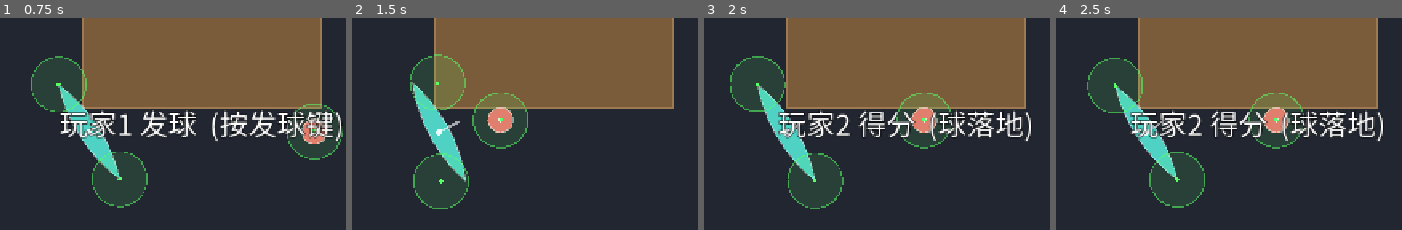
Above: before the commit, frames 1-4 (left to right).
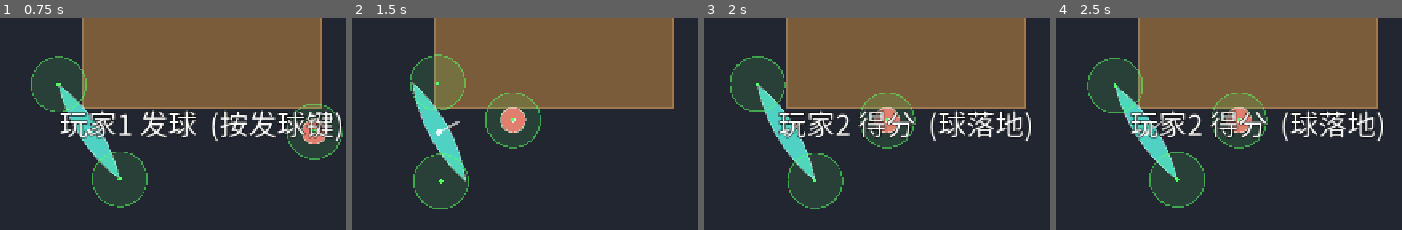
Above: after the commit, the same moments.

Repository: shuperidou/BMA-Arena
Game: Godot game, scene res://scenes/Main.tscn
Two runs of this game, one before a commit and one after it. Both use one fixed random seed, a clock stepped at 60 frames per second and the inputs below.
Inputs (mouse positions are % of the whole screen's width and height, from its top left):
- Up to frame 1 (0.75 s): tap Enter at 0.5 s; move the mouse to (82, 46) at 0.52 s; hold D from 0.53 s (still down); tap 2 at 0.6 s; click (82, 46) at 0.67 s
- Up to frame 2 (1.5 s): tap Space at 0.77 s; release D at 1.25 s; drag from (34, 57) to (51, 72) at 1.27 s
- Up to frame 3 (2 s): no input
- Up to frame 4 (2.5 s): move the mouse to (68, 28) at 2.02 s; hold D from 2.03 s (still down); tap 4 at 2.1 s; click (68, 28) at 2.17 s
The pictures show only the part of the screen within x 27-77%, y 23-73%; the shares and areas given below are measured in that part.

Frame 1 is identical in both runs. In frame 2, 2.6% of the frame differs, in the area x 34-55%, y 35-62%; in frame 3, 2.8%, in the area x 45-72%, y 35-62%; in frame 4, 2.8%.

Commit message:
feat(ai): option A - AI now hits through the SAME HitSystem (drives swing_velocity like the player, no privileged output); ai smash toggle respected; T13 updated

Diff:
--- a/scripts/player/player_controller.gd
+++ b/scripts/player/player_controller.gd
@@ -87,9 +87,13 @@
 
 	# --- 击球区控制 (玩家=鼠标; AI=判定点收到中心, 像圆形 AI 那样用中心触球) ---
 	if ai_enabled:
+		# AI: 判定点收到中心, 每帧像甩鼠标一样设好"挥动速度"; 命中走同一 HitSystem。
+		var sw: Vector2 = _ai_desired_swing()
 		for hp in hit_points:
 			hp.position = Vector2.ZERO
 			hp.reach = GameConfig.ai_hit_reach
+			hp.swing_velocity = sw
+		_recenter_body(state, step, 0.0)
 	else:
 		_update_controls(state, step)
 
@@ -156,19 +160,24 @@
 		hit_points[0].swing_velocity = sw
 		hit_points[1].swing_velocity = sw
 	debug_hit_zone_local_delta = target_local
-	# 强回正：快速转向"面向桌中心" (仍是物理刚体，撞歪会被物理短暂影响后拉回)
-	if GameConfig.base_face_enabled:
-		var base: float = (GameConfig.table_center - state.transform.origin).angle()
-		# 鼠标左右拖动时，身体跟随做"有限的小幅旋转"，让判定区移动更自然
-		if input_scheme.is_dragging():
-			var dx: float = input_scheme.mouse_drag_screen_x(self)
-			base += clampf(dx * GameConfig.drag_rot_sensitivity,
-				-GameConfig.drag_rot_max, GameConfig.drag_rot_max)
-		var err: float = wrapf(base - state.transform.get_rotation(), -PI, PI)
-		var desired_w: float = clampf(err * GameConfig.base_face_response,
-			-GameConfig.base_face_max_angular_velocity, GameConfig.base_face_max_angular_velocity)
-		var face_accel: float = GameConfig.base_face_acceleration * step
-		state.angular_velocity += clampf(desired_w - state.angular_velocity, -face_accel, face_accel)
+	# 鼠标左右拖动时，身体跟随做"有限的小幅旋转"
+	var drag_rad: float = 0.0
+	if GameConfig.base_face_enabled and input_scheme.is_dragging():
+		var dx: float = input_scheme.mouse_drag_screen_x(self)
+		drag_rad = clampf(dx * GameConfig.drag_rot_sensitivity,
+			-GameConfig.drag_rot_max, GameConfig.drag_rot_max)
+	_recenter_body(state, step, drag_rad)
+
+## 强回正: 快速转向"面向桌中心" (drag_rad = 鼠标拖动带来的小偏角; AI 传 0)。
+func _recenter_body(state: PhysicsDirectBodyState2D, step: float, drag_rad: float) -> void:
+	if not GameConfig.base_face_enabled:
+		return
+	var base: float = (GameConfig.table_center - state.transform.origin).angle() + drag_rad
+	var err: float = wrapf(base - state.transform.get_rotation(), -PI, PI)
+	var desired_w: float = clampf(err * GameConfig.base_face_response,
+		-GameConfig.base_face_max_angular_velocity, GameConfig.base_face_max_angular_velocity)
+	var face_accel: float = GameConfig.base_face_acceleration * step
+	state.angular_velocity += clampf(desired_w - state.angular_velocity, -face_accel, face_accel)
 
 ## 两个击球区在角色局部坐标系中反向位移 (A=+delta, B=-delta)，再经 Transform 转世界。
 func _update_hit_points() -> void:
@@ -212,10 +221,9 @@
 		dir = (dir + perp * GameConfig.ai_unstick_gain).normalized()
 	return dir
 
-## 击球计算 (默认走 HitSystem; ai_enabled 时走智能击球)。
+## 击球计算: 玩家与 AI 走**同一套 HitSystem**。AI 通过自己每帧设置的 swing_velocity
+## 参与判定 (像玩家甩鼠标), 不再有特权输出。
 func compute_hit(hit_point: HitPoint, b: Ball) -> Dictionary:
-	if ai_enabled:
-		return _smart_shot(b.global_position)
 	return HitSystem.compute(self, hit_point, b)
 
 ## 发球计算 (默认沿朝向; ai_enabled 时走智能发球)。
@@ -289,6 +297,58 @@
 		else:
 			q.x = tr.end.x
 	return q
+
+## AI 的"挥动": 反推出能打到桌上目标的判定区速度 (world) —— 走与玩家相同的 HitSystem 判定。
+## 目标 = 桌面随机 x 的墙镜像(撞墙后落桌); 由 vz 反推所需球速 -> 反推 strength -> v_along。
+func _ai_desired_swing() -> Vector2:
+	if ball == null or ball.state != GameTypes.BallState.LIVE:
+		return Vector2.ZERO
+	var facing: Vector2 = Vector2.RIGHT.rotated(rotation)
+	var perp: Vector2 = facing.rotated(PI * 0.5)
+	var ref: float = maxf(GameConfig.hit_zone_speed_ref, 1.0)
+	var curve: float = maxf(GameConfig.hit_speed_curve, 0.05)
+	var from: Vector2 = ball.global_position
+	var tr := GameConfig.table_rect()
+	var mm: float = maxf(GameConfig.assist_good_margin, 20.0)
+	var tx: float = randf_range(tr.position.x + mm, tr.end.x - mm)
+	var aim := Vector2(tx, 2.0 * GameConfig.wall_inner_y() - GameConfig.table_center.y)
+	var dist: float = maxf((aim - from).length(), 1.0)
+	var z0: float = maxf(ball.z, GameConfig.table_z)
+	# vz 在 [min,max] 随机, 但把 v_perp 夹在救球阈值以下 (避免无意触发"防守姿态")
+	var gain: float = maxf(GameConfig.hit_vz_perp_gain, 1.0)
+	var vz: float = randf_range(GameConfig.hit_vz_min, GameConfig.hit_vz_max)
+	var v_perp: float = (vz - GameConfig.hit_vz_v0) / gain * ref
+	var vp_lim: float = GameConfig.defense_perp_threshold * 0.8
+	v_perp = clampf(v_perp, -vp_lim, vp_lim)
+	vz = GameConfig.hit_vz_v0 + v_perp / ref * gain
+	# 由 vz 反推所需水平球速 -> strength -> v_along (与 HitSystem 的力度曲线互逆)
+	var disc: float = vz * vz + 2.0 * GameConfig.ball_gravity * (z0 - GameConfig.table_z)
+	var t_fl: float = (vz + sqrt(maxf(disc, 0.0))) / maxf(GameConfig.ball_gravity, 1.0)
+	var want_speed: float = dist / maxf(t_fl, 0.0001)
+	var strength: float = clampf((want_speed - GameConfig.hit_speed_min) \
+		/ maxf(GameConfig.hit_speed_max - GameConfig.hit_speed_min, 1.0), 0.0, 1.0)
+	# AI 扣杀开关(关): 高球时压低力度, 避免无意触发扣杀
+	if not GameConfig.debug_ai_smash and ball.z >= GameConfig.smash_height_min:
+		strength = minf(strength, maxf(GameConfig.smash_power_min - 0.05, 0.0))
+	var v_along: float = ref * pow(strength, 1.0 / curve)
+	var sw: Vector2 = facing * v_along + perp * v_perp
+	# 失误表现: omniscient 不失误; 其余按 ai_error_chance
+	debug_last_error = ""
+	if not omniscient and randf() < GameConfig.ai_error_chance:
+		match randi() % 4:
+			0:
+				sw = sw.rotated(deg_to_rad(randf_range(-GameConfig.ai_error_aim_deg, GameConfig.ai_error_aim_deg)))
+				debug_last_error = "瞄偏"
+			1:
+				sw *= GameConfig.ai_error_power_min
+				debug_last_error = "太轻"
+			2:
+				sw *= GameConfig.ai_error_power_max
+				debug_last_error = "太重"
+			3:
+				sw = -sw
+				debug_last_error = "打反"
+	return sw
 
 ## 防阻挡：绕到"对手 -> 预计接球点"这条走廊的侧面去。
 func _anti_block_target() -> Vector2:
--- a/scripts/tools/hit_test.gd
+++ b/scripts/tools/hit_test.gd
@@ -311,26 +311,23 @@
 	GameConfig.defense_perp_threshold = 1e9
 	GameConfig.defense_save_chance = 0.6
 
-	# T13: 万能 AI 模式 -> 从任何位置/高度接球, 打出的球一定落桌 (不夹速度上限, 无视失误概率)
+	# T13: AI 与玩家走同一 HitSystem —— 反推出的挥动应还原到"玩家上下限内"的球速/vz (无特权输出)
 	var ai2: AiPlayer = main_node.players[1]
 	ai2.omniscient = true
 	GameConfig.ai_error_chance = 0.5   # 万能模式应无视失误概率
-	var all_land := true
+	ai2.rotation = -PI / 2.0
+	var ok_par := true
 	var detail13 := ""
 	for i in 24:
 		ball.global_position = Vector2(randf_range(-160.0, 160.0), randf_range(-150.0, -30.0))
 		ball.z = randf_range(GameConfig.table_z, GameConfig.hit_height_max)
+		ai2.hit_points[0].swing_velocity = ai2._ai_desired_swing()
 		var oc: Dictionary = ai2.compute_hit(ai2.hit_points[0], ball)
-		var vzc: float = oc.vz
-		var z0c: float = maxf(ball.z, GameConfig.table_z)
-		var discc: float = vzc * vzc + 2.0 * GameConfig.ball_gravity * (z0c - GameConfig.table_z)
-		var tfc: float = (vzc + sqrt(maxf(discc, 0.0))) / GameConfig.ball_gravity
-		var epc: Vector2 = ball.global_position + oc.velocity.normalized() * oc.ball_speed * tfc
-		var ldc: Vector2 = Vector2(epc.x, 2.0 * GameConfig.wall_inner_y() - epc.y)
-		if not GameConfig.table_rect().grow(-4.0).has_point(ldc):
-			all_land = false
-			detail13 = "land=(%.0f,%.0f)" % [ldc.x, ldc.y]
-	_check("T13 万能AI: 任意接球都落桌", all_land, detail13)
+		if oc.ball_speed < GameConfig.hit_speed_min - 1.0 or oc.ball_speed > GameConfig.hit_speed_max + 1.0 \
+				or oc.vz < GameConfig.hit_vz_min - 1.0 or oc.vz > GameConfig.hit_vz_max + 1.0:
+			ok_par = false
+			detail13 = "spd=%.0f vz=%.0f" % [oc.ball_speed, oc.vz]
+	_check("T13 AI 经 HitSystem: 输出在玩家上下限内 (无特权)", ok_par, detail13)
 	ai2.omniscient = false
 	GameConfig.ai_error_chance = 0.0
 
